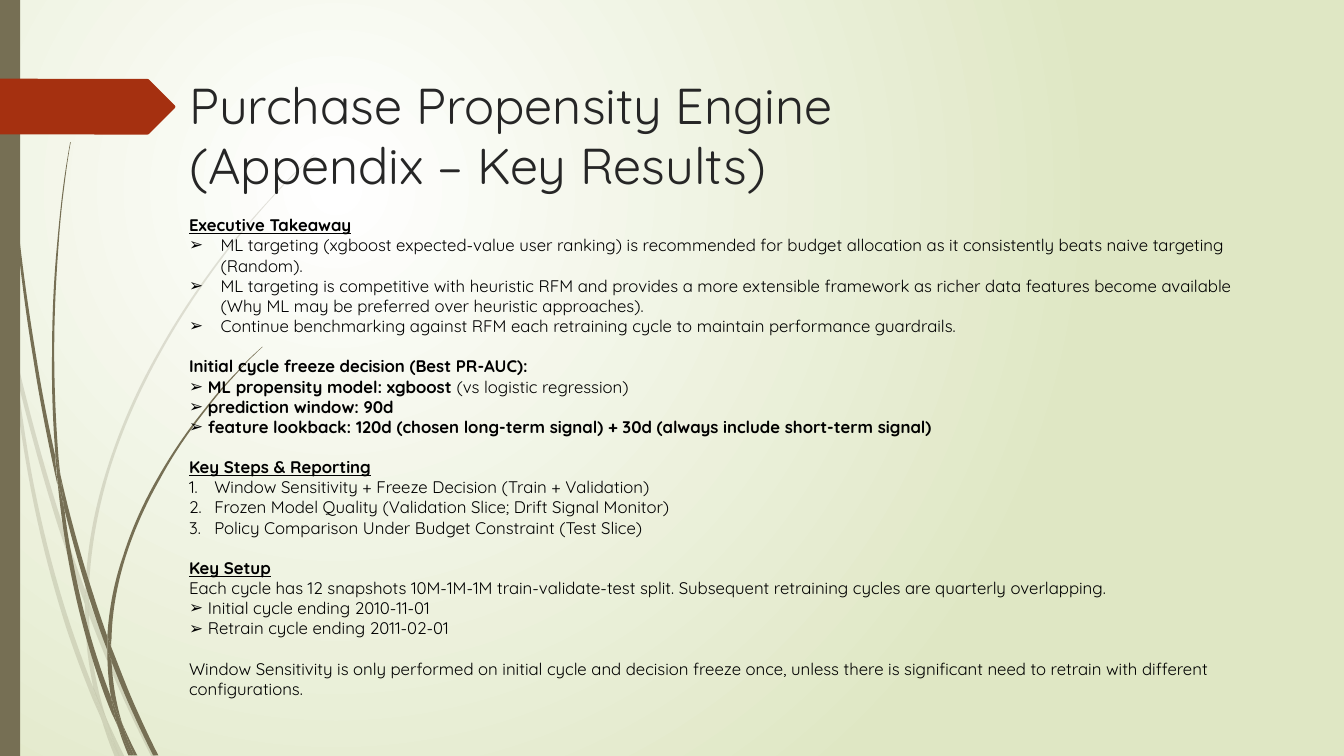
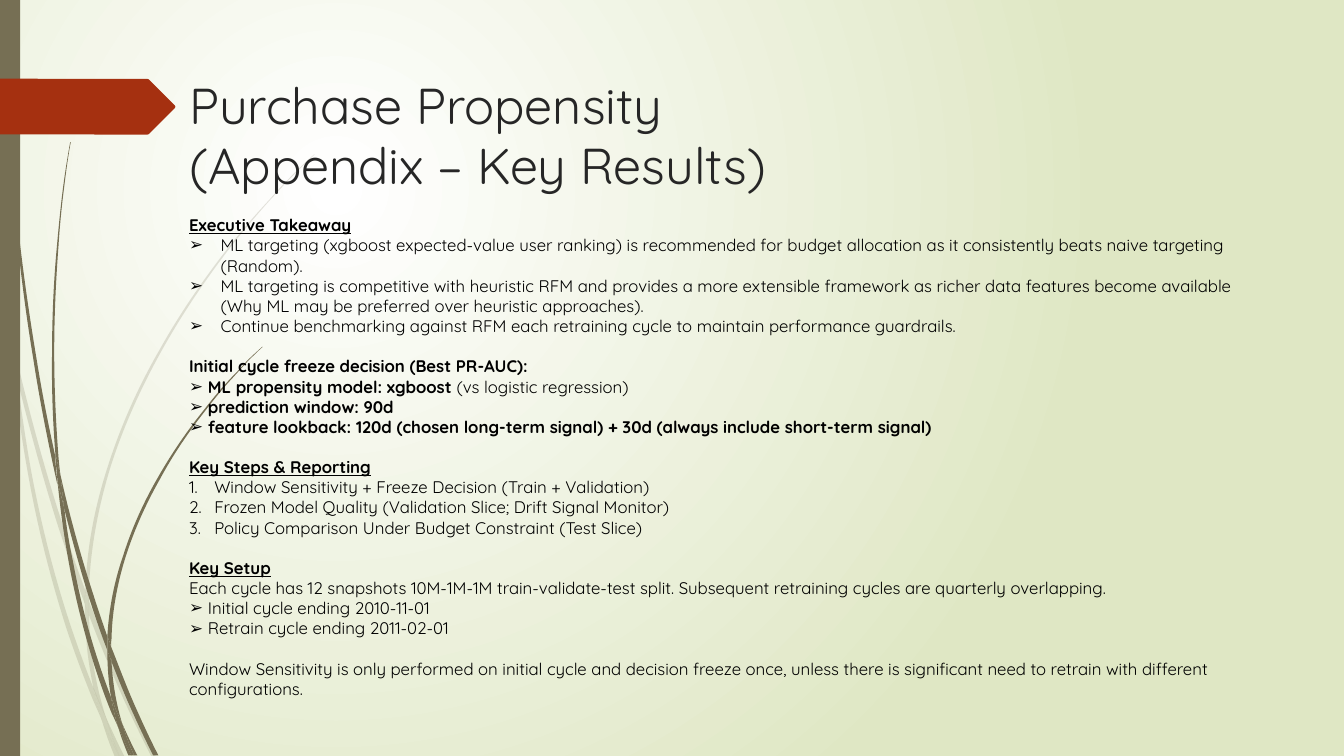
Before and after one commit to Phrey001/mle-marketplace-growth, a slide deck: slide 9 of docs/architecture.pptx. Drawn at 1344x756 pixels with LibreOffice and Linux fonts; fonts in the diff are those of the drawing. Boxes give left, top, right and bottom in pixels: in the first picture for what was removed or moved away, otherwise in the second. Text is boxed around its words. In the diff, an @@ line names an element or a change of style, - is before the commit and + after.

```diff
--- a/docs/architecture.pptx
+++ b/docs/architecture.pptx
@@ title at [189, 86, 766, 194]: text changed @@
-Purchase Propensity Engine
-(Appendix – Key Results)
+Purchase Propensity
+(Appendix – Key Results)
```
Also in this commit, not shown: 12 other slides changed, 18 other files.
